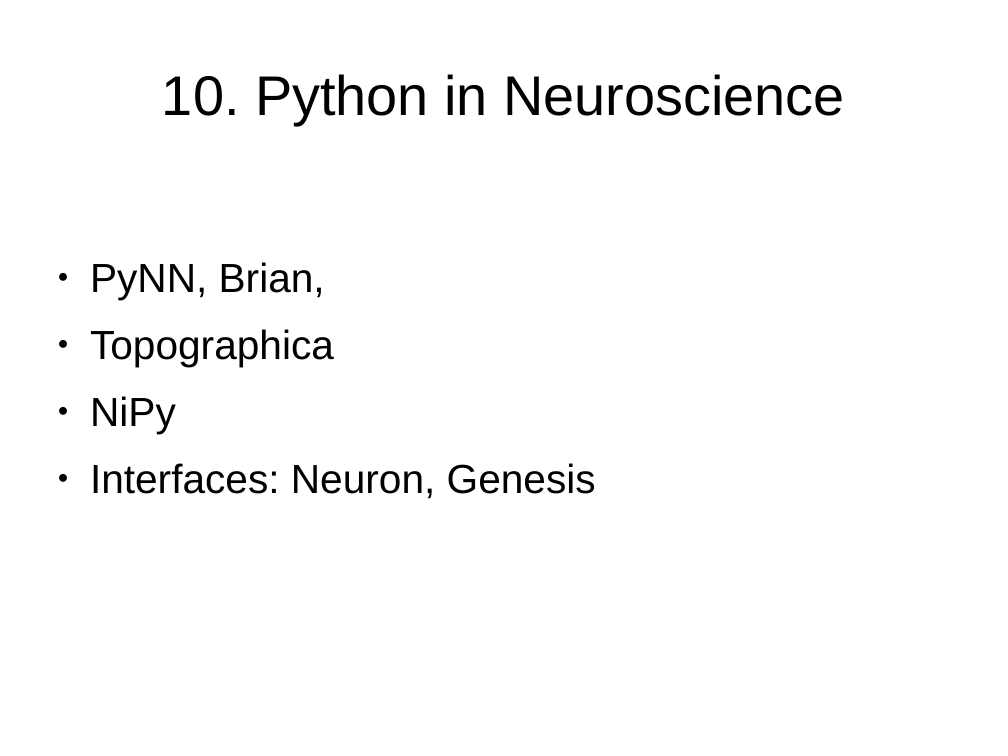
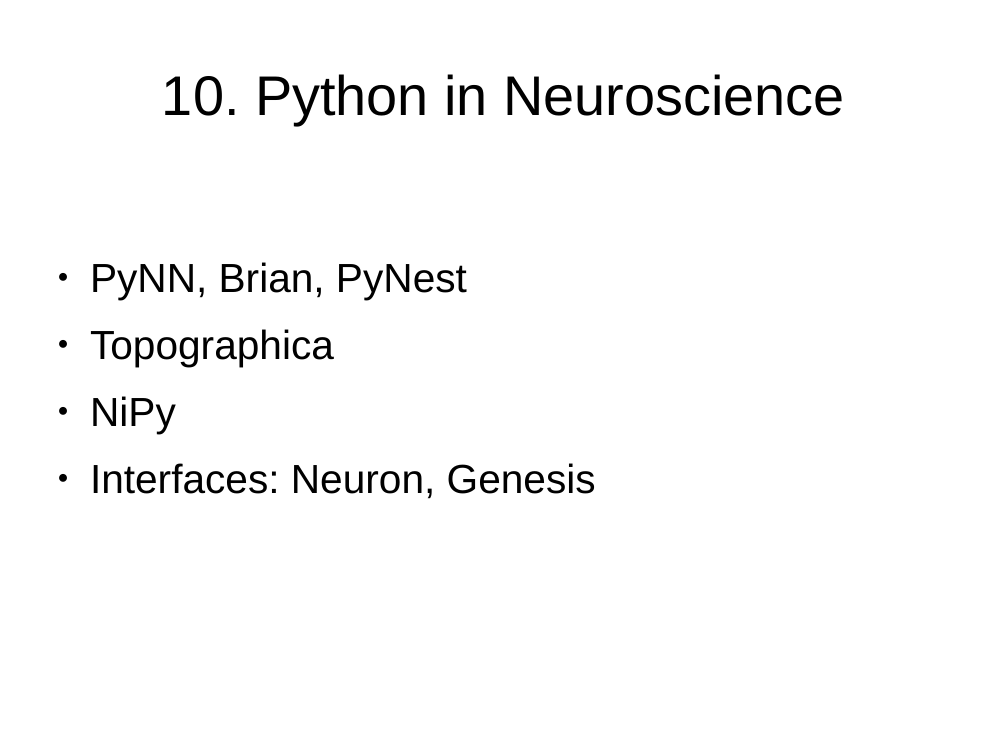
Before and after one commit to mikehulluk/IntroductionToResearchComputing, a slide deck: slide 14 of Wk8/WhYPython.odp (slide 13 before the commit). Drawn at 1008x756 pixels with LibreOffice and Linux fonts; fonts in the diff are those of the drawing. Boxes give left, top, right and bottom in pixels: in the first picture for what was removed or moved away, otherwise in the second. Text is boxed around its words. In the diff, an @@ line names an element or a change of style, - is before the commit and + after.

```diff
--- a/Wk8/WhYPython.odp
+++ b/Wk8/WhYPython.odp
@@ text at (x1=90, y1=262, x2=467, y2=300): text changed @@
-● PyNN, Brian,
+● PyNN, Brian, PyNest
```
Also in this commit, not shown: 4 other slides changed, 2 slides added, 1 slide removed, 12 other files.
